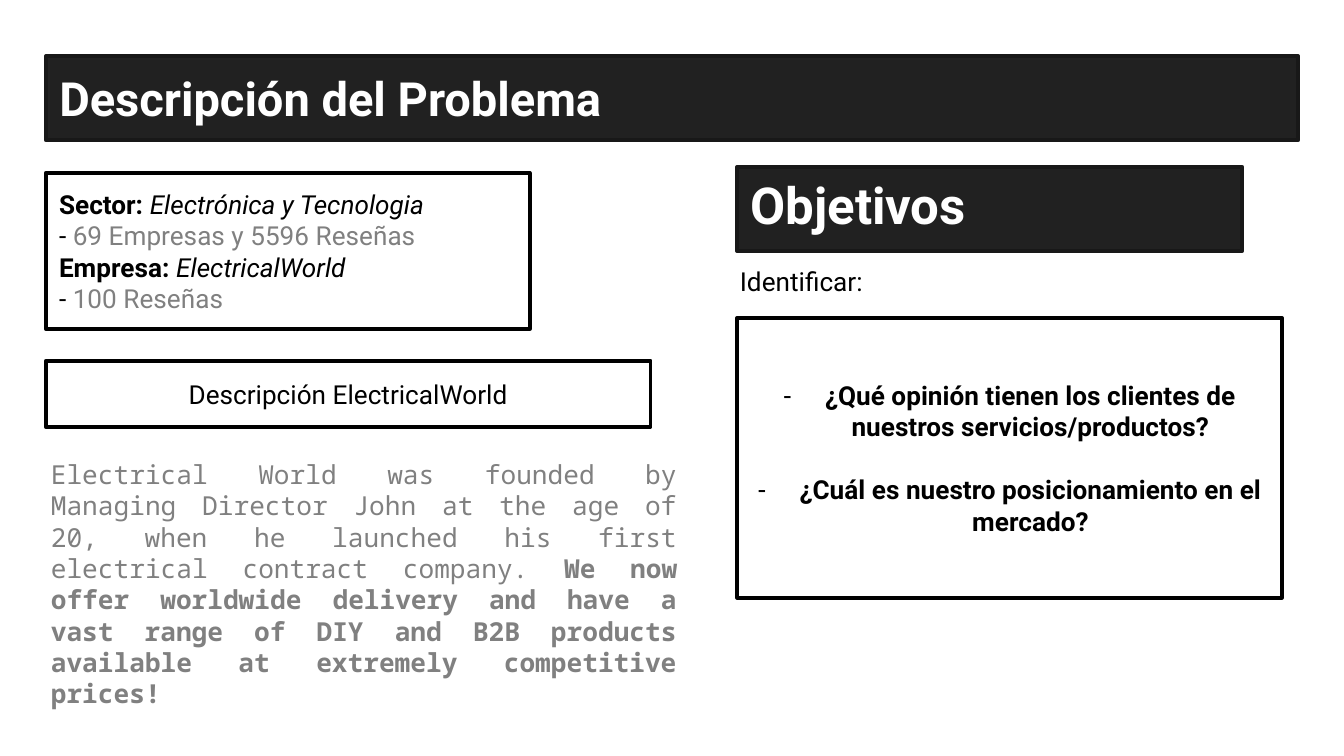
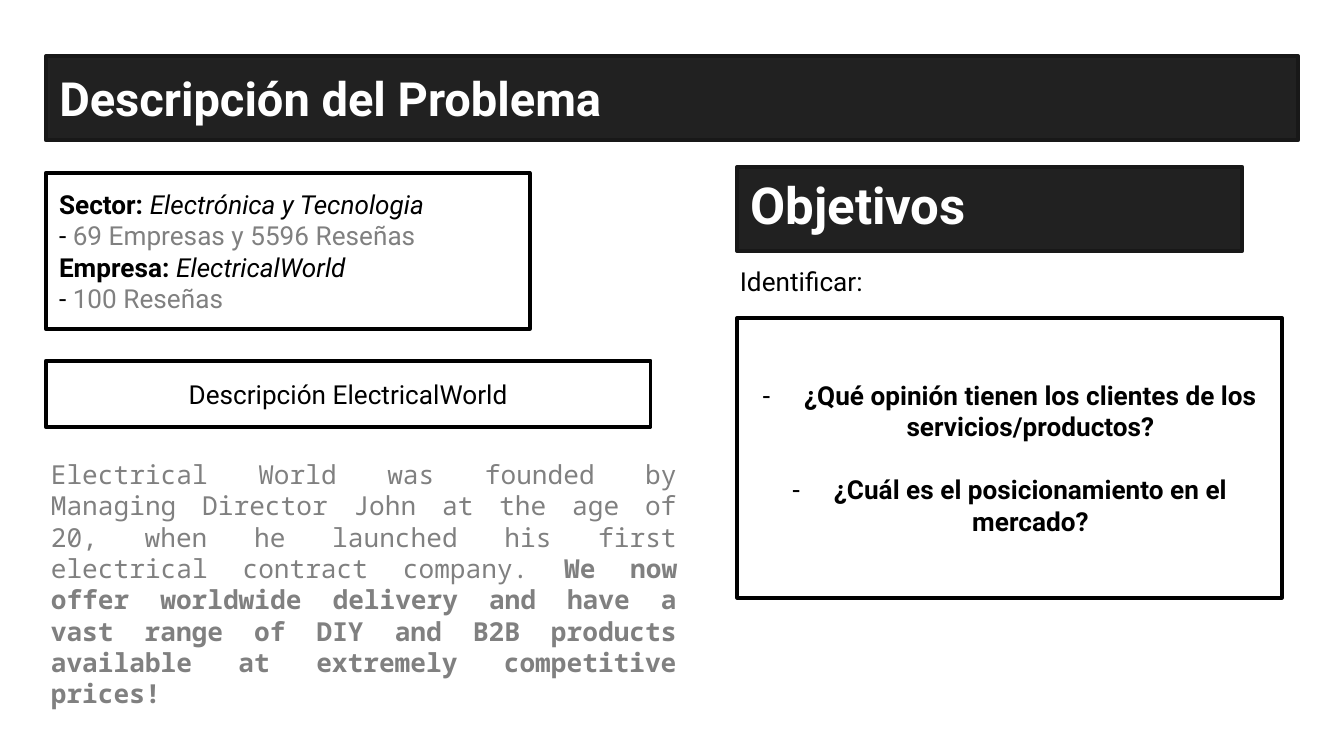
Before and after one commit to EnricPH/Evolve_NLP_Project, a slide deck: slide 2 of recursos/Presentación.pptx. Drawn at 1344x756 pixels with LibreOffice and Linux fonts; fonts in the diff are those of the drawing. Boxes give left, top, right and bottom in pixels: in the first picture for what was removed or moved away, otherwise in the second. Text is boxed around its words. In the diff, an @@ line names an element or a change of style, - is before the commit and + after.

```diff
--- a/recursos/Presentación.pptx
+++ b/recursos/Presentación.pptx
@@ text in rectangle at (804,385,1256,532): text changed @@
-– ¿Qué opinión tienen los clientes de nuestros servicios/productos?
-– ¿Cuál es nuestro posicionamiento en el mercado?
+– ¿Qué opinión tienen los clientes de los servicios/productos?
+– ¿Cuál es el posicionamiento en el mercado?
```
Also in this commit, not shown: 7 other files.
